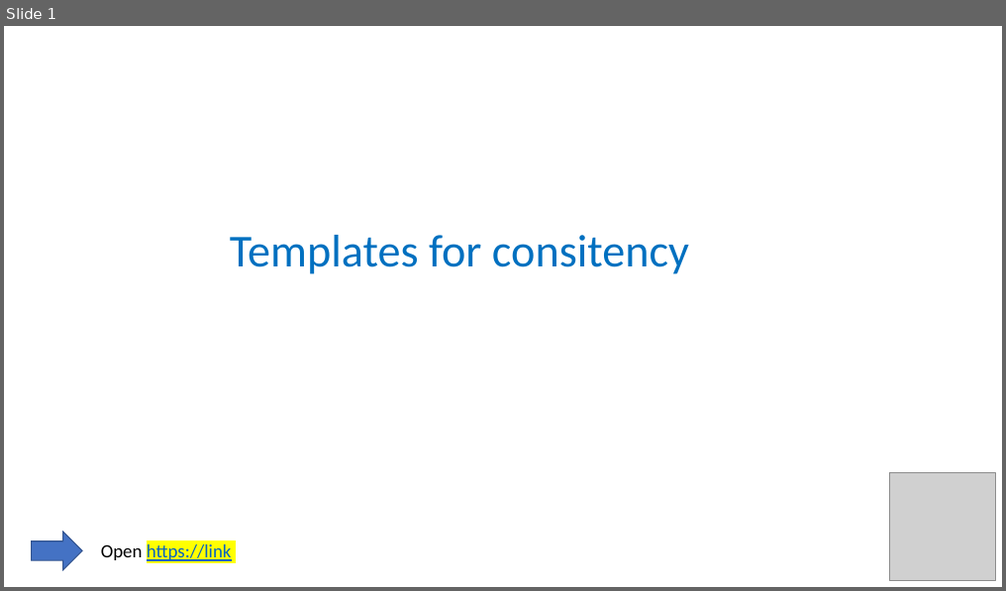
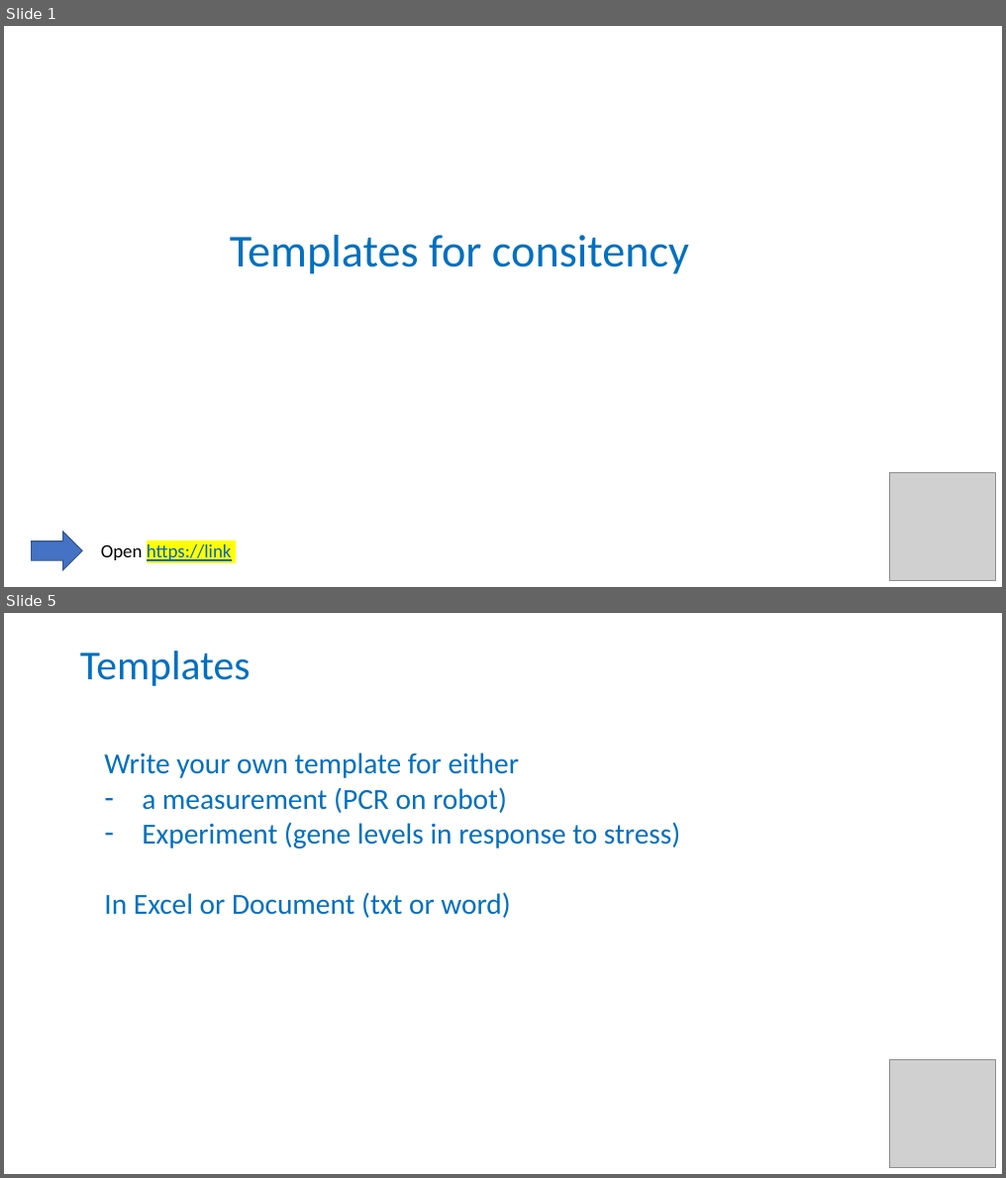
Before and after one commit to carpentries-incubator/fair-bio-practice, a slide deck: instructors/12-Templates.pptx. Shown one above the other, each under a label of ours: slide 1 before the commit, slides 1 and 5 after it; the slides between them are not shown. The pictures are 1006x591 and 1006x1178 pixels, drawn with LibreOffice and Linux fonts; fonts in the diff are those of the drawing; grey boxes stand for pictures. Boxes give left, top, right and bottom in pixels: in the first picture for what was removed or moved away, otherwise in the second. Text is boxed around its words. In the diff, an @@ line names an element or a change of style, - is before the commit and + after.

```diff
--- a/instructors/12-Templates.pptx
+++ b/instructors/12-Templates.pptx
@@ slide 5 added at <box>4,613,1002,1174</box>, background #FFFFFF @@
@@ title added at <box>80,651,251,686</box>, 39.6 pt, text #0070C0 @@
+Templates
@@ text added at <box>104,753,680,918</box>, 28 pt, text #0070C0 @@
+Write your own template for either
+– a measurement (PCR on robot)
+– Experiment (gene levels in response to stress)
+In Excel or Document (txt or word)
@@ picture added at <box>890,1059,995,1168</box> @@
```
Also in this commit, not shown: 6 other slides added, 1 slide removed, 2 other files.
